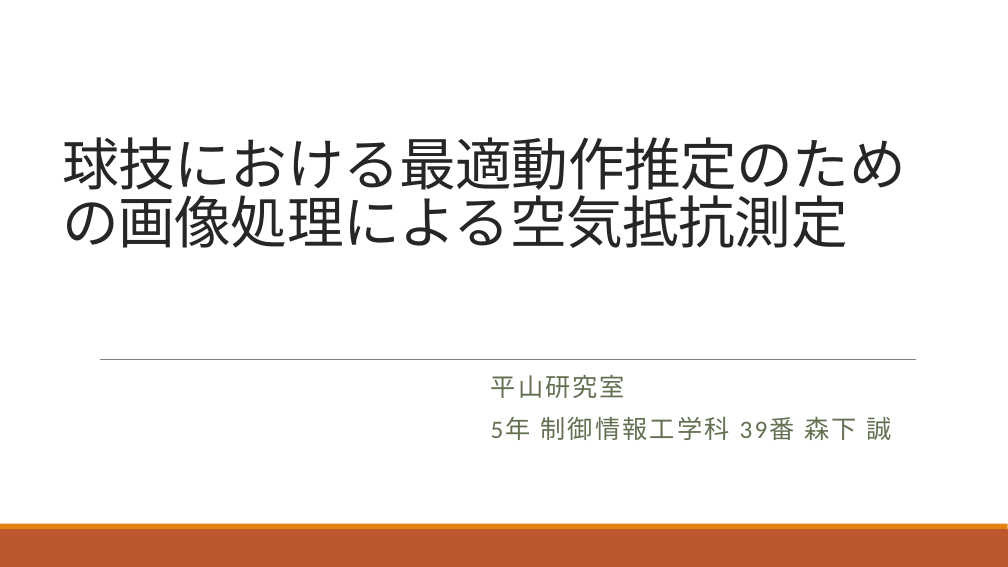
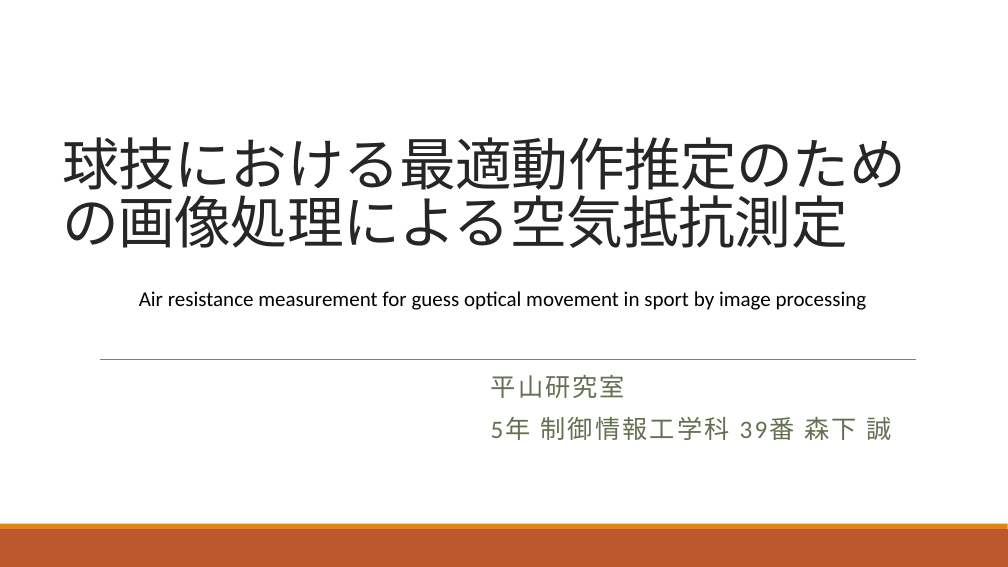
Before and after one commit to morishitamakoto0330/ShuttlecockSimulation, a slide deck: slide 1 of presentation/center_report.pptx. Drawn at 1008x567 pixels with LibreOffice and Linux fonts; fonts in the diff are those of the drawing. Boxes give left, top, right and bottom in pixels: in the first picture for what was removed or moved away, otherwise in the second. Text is boxed around its words. In the diff, an @@ line names an element or a change of style, - is before the commit and + after.

```diff
--- a/presentation/center_report.pptx
+++ b/presentation/center_report.pptx
@@ text added at (139,291,867,310), 20 pt, text #000000 @@
+Air resistance measurement for guess optical movement in sport by image processing
```
Also in this commit, not shown: 6 other slides changed.
